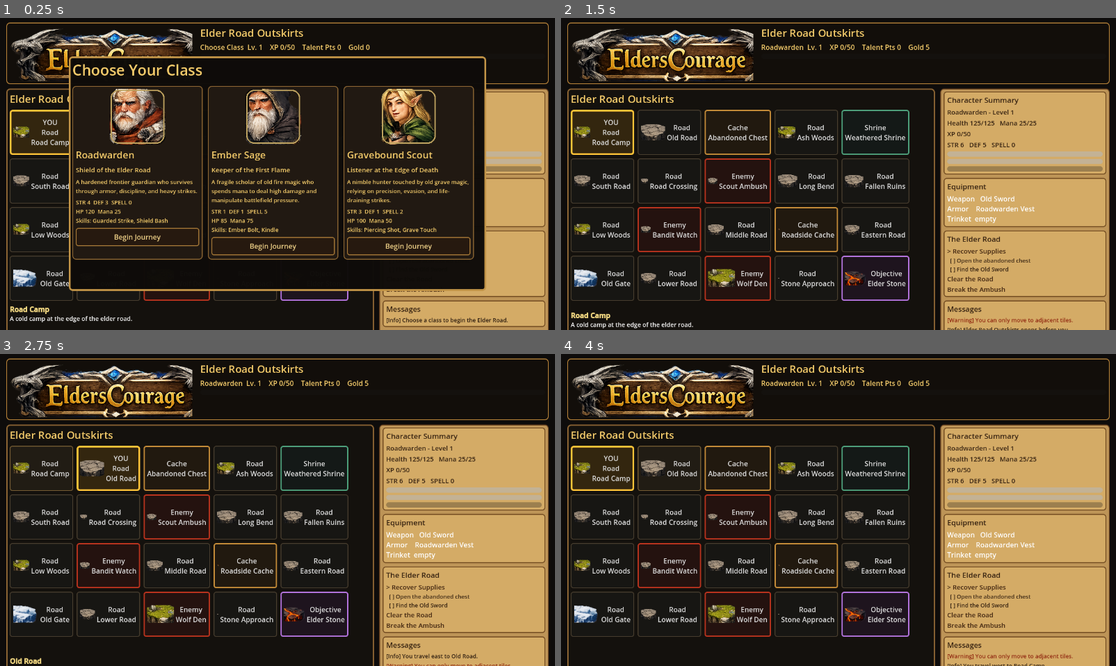
Above: before the commit, frames 1-4 (two rows, left to right).
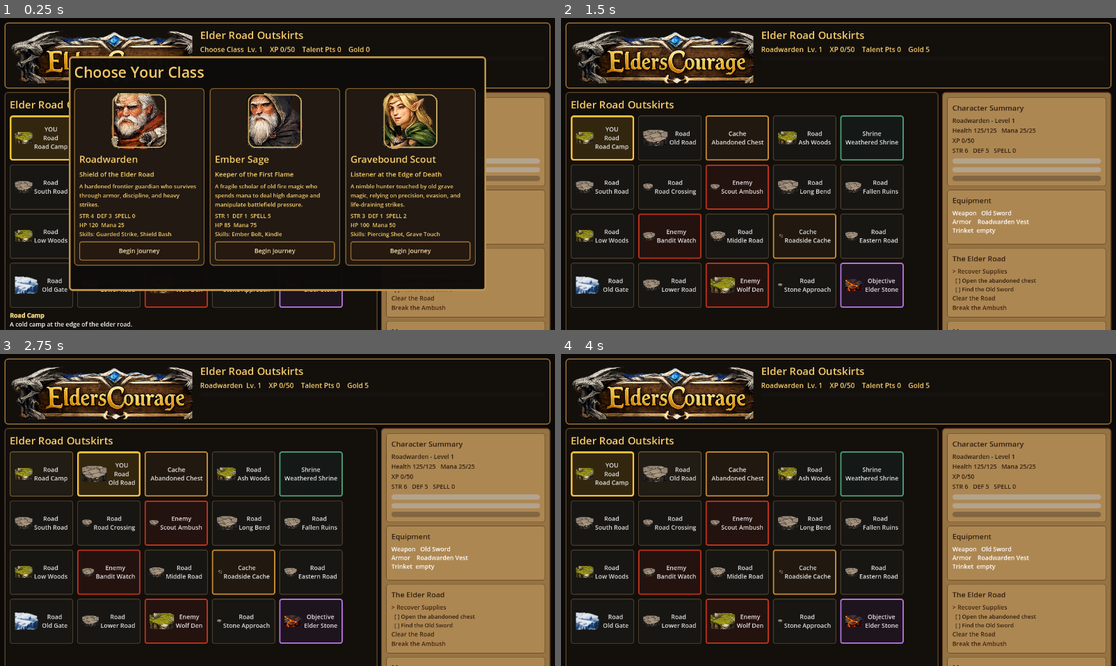
Above: after the commit, the same moments.

Repository: dshills/EldersCourage
Game: Godot game, scene res://scenes/phase3/ElderRoadOutskirts.tscn
Same seed, same stepped clock (60 frames per second), same inputs: the game is played once before the commit and once after it.
Inputs:
- Up to frame 1 (0.25 s): no input
- Up to frame 2 (1.5 s): click "Begin Journey" at 0.5 s; click "YOU Road Road Camp" at 1.25 s
- Up to frame 3 (2.75 s): click "Road Old Road" at 2 s
- Up to frame 4 (4 s): click "Road Road Camp" at 2.75 s; click "Cache Abandoned Chest" at 3.5 s

The runs differ from the first frame. In frame 1, 31% of the frame differs, in the area x 0-100%, y 1-100%; in frame 2, 40%; in frame 3, 39%; in frame 4, 39%.

Commit message:
Add phase 7 UI theme foundation

Diff:
--- /dev/null
+++ b/game/resources/themes/elders_courage_theme.tres
@@ -0,0 +1,4 @@
+[gd_resource type="Theme" format=3]
+
+[resource]
+default_font_size = 14
--- a/game/scripts/phase3/elder_road_outskirts.gd
+++ b/game/scripts/phase3/elder_road_outskirts.gd
@@ -1,6 +1,8 @@
 extends Control
 
 const Phase3State := preload("res://scripts/phase3/phase3_state.gd")
+const UITheme := preload("res://scripts/ui/ui_theme.gd")
+const UI_THEME_PATH := "res://resources/themes/elders_courage_theme.tres"
 const TITLE_PLAQUE_PATH := "res://assets/ui/title_plaque.png"
 const ATTACK_BUTTON_PATH := "res://assets/ui/button_attack.png"
 const INVENTORY_BUTTON_PATH := "res://assets/ui/button_inventory.png"
@@ -47,6 +49,7 @@
 
 func _ready() -> void:
 	custom_minimum_size = Vector2(1120, 700)
+	theme = load(UI_THEME_PATH)
 	_ensure_inputs()
 	state = Phase3State.new()
 	state.state_changed.connect(_refresh)
@@ -84,26 +87,26 @@
 
 func _build_screen() -> void:
 	var background := ColorRect.new()
-	background.color = Color(0.055, 0.048, 0.042)
+	background.color = UITheme.color("deep_background")
 	background.set_anchors_preset(Control.PRESET_FULL_RECT)
 	add_child(background)
 
 	var margin := MarginContainer.new()
 	margin.set_anchors_preset(Control.PRESET_FULL_RECT)
-	margin.add_theme_constant_override("margin_left", 16)
-	margin.add_theme_constant_override("margin_top", 12)
-	margin.add_theme_constant_override("margin_right", 16)
-	margin.add_theme_constant_override("margin_bottom", 12)
+	margin.add_theme_constant_override("margin_left", UITheme.OUTER_MARGIN)
+	margin.add_theme_constant_override("margin_top", UITheme.OUTER_MARGIN)
+	margin.add_theme_constant_override("margin_right", UITheme.OUTER_MARGIN)
+	margin.add_theme_constant_override("margin_bottom", UITheme.OUTER_MARGIN)
 	add_child(margin)
 
 	var root := VBoxContainer.new()
-	root.add_theme_constant_override("separation", 10)
+	root.add_theme_constant_override("separation", UITheme.SECTION_GAP)
 	margin.add_child(root)
 	root.add_child(_build_header())
 
 	var body := HBoxContainer.new()
 	body.size_flags_vertical = Control.SIZE_EXPAND_FILL
-	body.add_theme_constant_override("separation", 12)
+	body.add_theme_constant_override("separation", UITheme.SECTION_GAP)
 	root.add_child(body)
 	body.add_child(_build_map_panel())
 	body.add_child(_build_side_panel())
@@ -124,7 +127,7 @@
 func _build_header() -> Control:
 	var frame := PanelContainer.new()
 	frame.custom_minimum_size = Vector2(0, 92)
-	frame.add_theme_stylebox_override("panel", _stylebox(Color(0.07, 0.055, 0.04), Color(0.70, 0.50, 0.22), 2, 8))
+	frame.add_theme_stylebox_override("panel", _stylebox(UITheme.color("panel_dark"), UITheme.color("border_gold"), 2, 8))
 	var header := HBoxContainer.new()
 	header.add_theme_constant_override("separation", 18)
 	frame.add_child(header)
@@ -138,7 +141,7 @@
 	stack.add_theme_constant_override("separation", 4)
 	header.add_child(stack)
 	header_zone_label = _gold_label("")
-	header_zone_label.add_theme_font_size_override("font_size", 24)
+	header_zone_label.add_theme_font_size_override("font_size", UITheme.FONT_HEADER)
 	stack.add_child(header_zone_label)
 	header_meta_label = _gold_label("")
 	header_meta_label.add_theme_font_size_override("font_size", 16)
@@ -157,9 +160,9 @@
 	var panel := PanelContainer.new()
 	panel.size_flags_horizontal = Control.SIZE_EXPAND_FILL
 	panel.size_flags_vertical = Control.SIZE_EXPAND_FILL
-	panel.add_theme_stylebox_override("panel", _stylebox(Color(0.08, 0.067, 0.052), Color(0.54, 0.39, 0.20), 3, 8))
+	panel.add_theme_stylebox_override("panel", _stylebox(UITheme.color("panel_dark"), UITheme.color("border_muted"), 2, 8))
 	var box := VBoxContainer.new()
-	box.add_theme_constant_override("separation", 8)
+	box.add_theme_constant_override("separation", UITheme.SECTION_GAP)
 	panel.add_child(box)
 	var title := _gold_label("Elder Road Outskirts")
 	title.add_theme_font_size_override("font_size", 24)
@@ -168,8 +171,8 @@
 	map_grid.columns = 5
 	map_grid.size_flags_horizontal = Control.SIZE_EXPAND_FILL
 	map_grid.size_flags_vertical = Control.SIZE_EXPAND_FILL
-	map_grid.add_theme_constant_override("h_separation", 8)
-	map_grid.add_theme_constant_override("v_separation", 8)
+	map_grid.add_theme_constant_override("h_separation", UITheme.TILE_GAP)
+	map_grid.add_theme_constant_override("v_separation", UITheme.TILE_GAP)
 	box.add_child(map_grid)
 	location_details = RichTextLabel.new()
 	location_details.bbcode_enabled = true
@@ -183,9 +186,9 @@
 	var panel := PanelContainer.new()
 	panel.custom_minimum_size = Vector2(390, 0)
 	panel.size_flags_vertical = Control.SIZE_EXPAND_FILL
-	panel.add_theme_stylebox_override("panel", _stylebox(Color(0.74, 0.58, 0.34), Color(0.40, 0.25, 0.12), 2, 8))
+	panel.add_theme_stylebox_override("panel", _stylebox(UITheme.color("panel_parchment"), Color(0.40, 0.25, 0.12), 2, 8))
 	var box := VBoxContainer.new()
-	box.add_theme_constant_override("separation", 8)
+	box.add_theme_constant_override("separation", UITheme.SECTION_GAP)
 	panel.add_child(box)
 	var character_box := _add_section(box, "Character Summary")
 	stats_label = _dark_label("")
@@ -229,7 +232,7 @@
 	bar.add_theme_constant_override("v_separation", 8)
 	bar.add_child(_action_group("Move", _movement_pad()))
 	var location_group := HBoxContainer.new()
-	location_group.add_theme_constant_override("separation", 6)
+	location_group.add_theme_constant_override("separation", UITheme.BUTTON_GAP)
 	interact_button = _text_button("Open Container", "Open a container on this tile")
 	interact_button.pressed.connect(state.open_current_container)
 	location_group.add_child(interact_button)
@@ -238,16 +241,16 @@
 	location_group.add_child(shrine_button)
 	bar.add_child(_action_group("Location", location_group))
 	var combat_group := HBoxContainer.new()
-	combat_group.add_theme_constant_override("separation", 6)
+	combat_group.add_theme_constant_override("separation", UITheme.BUTTON_GAP)
 	attack_button = _image_button(_load_texture(ATTACK_BUTTON_PATH), "Attack active enemy")
 	attack_button.pressed.connect(state.attack_enemy)
 	combat_group.add_child(attack_button)
 	bar.add_child(_action_group("Combat", combat_group))
 	skill_bar = HBoxContainer.new()
-	skill_bar.add_theme_constant_override("separation", 6)
+	skill_bar.add_theme_constant_override("separation", UITheme.BUTTON_GAP)
 	bar.add_child(_action_group("Skills", skill_bar))
 	var panel_group := HBoxContainer.new()
-	panel_group.add_theme_constant_override("separation", 6)
+	panel_group.add_theme_constant_override("separation", UITheme.BUTTON_GAP)
 	var inventory_button := _image_button(_load_texture(INVENTORY_BUTTON_PATH), "Toggle inventory")
 	inventory_button.pressed.connect(state.toggle_inventory)
 	panel_group.add_child(inventory_button)
@@ -282,7 +285,7 @@
 	var panel := PanelContainer.new()
 	panel.position = Vector2(260, 120)
 	panel.size = Vector2(620, 430)
-	panel.add_theme_stylebox_override("panel", _stylebox(Color(0.055, 0.045, 0.035, 0.97), Color(0.68, 0.52, 0.24), 3, 8))
+	panel.add_theme_stylebox_override("panel", _stylebox(UITheme.color("panel_deep"), UITheme.color("border_gold"), 3, 8))
 	var box := VBoxContainer.new()
 	box.add_theme_constant_override("separation", 10)
 	panel.add_child(box)
@@ -322,7 +325,7 @@
 	var panel := PanelContainer.new()
 	panel.position = Vector2(890, 105)
 	panel.size = Vector2(360, 500)
-	panel.add_theme_stylebox_override("panel", _stylebox(Color(0.06, 0.05, 0.04, 0.98), Color(0.68, 0.52, 0.24), 3, 8))
+	panel.add_theme_stylebox_override("panel", _stylebox(UITheme.color("panel_deep"), UITheme.color("border_gold"), 3, 8))
 	talent_box = VBoxContainer.new()
 	talent_box.add_theme_constant_override("separation", 8)
 	panel.add_child(talent_box)
@@ -332,7 +335,7 @@
 	var panel := PanelContainer.new()
 	panel.position = Vector2(300, 110)
 	panel.size = Vector2(560, 500)
-	panel.add_theme_stylebox_override("panel", _stylebox(Color(0.055, 0.045, 0.035, 0.98), Color(0.68, 0.52, 0.24), 3, 8))
+	panel.add_theme_stylebox_override("panel", _stylebox(UITheme.color("panel_deep"), UITheme.color("border_gold"), 3, 8))
 	quest_panel_box = VBoxContainer.new()
 	quest_panel_box.add_theme_constant_override("separation", 8)
 	panel.add_child(quest_panel_box)
@@ -342,7 +345,7 @@
 	var panel := PanelContainer.new()
 	panel.position = Vector2(160, 90)
 	panel.size = Vector2(960, 540)
-	panel.add_theme_stylebox_override("panel", _stylebox(Color(0.055, 0.045, 0.035, 0.98), Color(0.76, 0.58, 0.28), 4, 8))
+	panel.add_theme_stylebox_override("panel", _stylebox(UITheme.color("panel_deep"), Color(0.76, 0.58, 0.28), 4, 8))
 	var box := VBoxContainer.new()
 	box.add_theme_constant_override("separation", 14)
 	panel.add_child(box)
@@ -860,12 +863,13 @@
 	button.tooltip_text = tooltip
 	button.focus_mode = Control.FOCUS_ALL
 	button.custom_minimum_size = Vector2(132, 42)
-	button.add_theme_stylebox_override("normal", _stylebox(Color(0.15, 0.10, 0.06), Color(0.66, 0.48, 0.22), 2, 5))
+	button.add_theme_stylebox_override("normal", _stylebox(Color(0.15, 0.10, 0.06), UITheme.color("border_gold"), 2, 5))
 	button.add_theme_stylebox_override("hover", _stylebox(Color(0.20, 0.13, 0.07), Color(0.90, 0.66, 0.28), 2, 5))
 	button.add_theme_stylebox_override("focus", _stylebox(Color(0.18, 0.12, 0.07), Color(1.0, 0.82, 0.34), 3, 5))
-	button.add_theme_stylebox_override("disabled", _stylebox(Color(0.09, 0.075, 0.06), Color(0.34, 0.28, 0.20), 2, 5))
-	button.add_theme_color_override("font_color", Color(0.95, 0.83, 0.54))
-	button.add_theme_color_override("font_disabled_color", Color(0.58, 0.50, 0.36))
+	button.add_theme_stylebox_override("disabled", _stylebox(UITheme.color("disabled_fill"), UITheme.color("disabled_border"), 2, 5))
+	button.add_theme_color_override("font_color", UITheme.color("text_primary"))
+	button.add_theme_color_override("font_disabled_color", UITheme.color("disabled_text"))
+	button.add_theme_font_size_override("font_size", UITheme.FONT_BUTTON)
 	return button
 
 func _image_button(texture: Texture2D, tooltip: String) -> TextureButton:
@@ -881,13 +885,13 @@
 
 func _add_section(parent: Control, title: String) -> VBoxContainer:
 	var panel := PanelContainer.new()
-	panel.add_theme_stylebox_override("panel", _stylebox(Color(0.83, 0.67, 0.40), Color(0.43, 0.28, 0.12), 2, 6))
+	panel.add_theme_stylebox_override("panel", _stylebox(UITheme.color("section_parchment"), Color(0.43, 0.28, 0.12), 1, 6))
 	parent.add_child(panel)
 	var box := VBoxContainer.new()
-	box.add_theme_constant_override("separation", 5)
+	box.add_theme_constant_override("separation", UITheme.SECTION_GAP)
 	panel.add_child(box)
 	var label := _dark_label(title)
-	label.add_theme_font_size_override("font_size", 17)
+	label.add_theme_font_size_override("font_size", UITheme.FONT_SECTION)
 	box.add_child(label)
 	return box
 
@@ -899,7 +903,7 @@
 
 func _action_group(title: String, content: Control) -> PanelContainer:
 	var panel := PanelContainer.new()
-	panel.add_theme_stylebox_override("panel", _stylebox(Color(0.08, 0.06, 0.045), Color(0.46, 0.34, 0.16), 2, 6))
+	panel.add_theme_stylebox_override("panel", _stylebox(UITheme.color("panel_dark"), UITheme.color("border_muted"), 1, 6))
 	var box := VBoxContainer.new()
 	box.add_theme_constant_override("separation", 4)
 	panel.add_child(box)
@@ -930,29 +934,20 @@
 	var label := Label.new()
 	label.text = text
 	label.autowrap_mode = TextServer.AUTOWRAP_WORD_SMART
-	label.add_theme_font_size_override("font_size", 15)
-	label.add_theme_color_override("font_color", Color(0.22, 0.14, 0.07))
+	label.add_theme_font_size_override("font_size", UITheme.FONT_BODY)
+	label.add_theme_color_override("font_color", UITheme.color("text_dark"))
 	return label
 
 func _gold_label(text: String) -> Label:
 	var label := Label.new()
 	label.text = text
 	label.autowrap_mode = TextServer.AUTOWRAP_WORD_SMART
-	label.add_theme_color_override("font_color", Color(0.96, 0.80, 0.42))
+	label.add_theme_color_override("font_color", UITheme.color("text_heading"))
 	label.add_theme_font_size_override("font_size", 18)
 	return label
 
 func _stylebox(fill: Color, border: Color, border_width: int, radius: int) -> StyleBoxFlat:
-	var box := StyleBoxFlat.new()
-	box.bg_color = fill
-	box.border_color = border
-	box.set_border_width_all(border_width)
-	box.set_corner_radius_all(radius)
-	box.content_margin_left = 8
-	box.content_margin_top = 7
-	box.content_margin_right = 8
-	box.content_margin_bottom = 7
-	return box
+	return UITheme.stylebox(fill, border, border_width, radius)
 
 func _equipped_name(instance_id: String) -> String:
 	if instance_id == "":
@@ -1000,19 +995,19 @@
 func _message_color(type: String) -> Color:
 	match type:
 		"success":
-			return Color(0.12, 0.38, 0.14)
+			return UITheme.color("success")
 		"warning":
-			return Color(0.58, 0.18, 0.08)
+			return Color(0.75, 0.42, 0.12)
 		"combat":
-			return Color(0.44, 0.08, 0.05)
+			return UITheme.color("danger")
 		"loot":
-			return Color(0.34, 0.22, 0.02)
+			return UITheme.color("text_heading")
 		"discovery":
-			return Color(0.18, 0.22, 0.50)
+			return UITheme.color("magic")
 		"curse":
-			return Color(0.50, 0.04, 0.16)
+			return UITheme.color("curse")
 		_:
-			return Color(0.20, 0.13, 0.07)
+			return UITheme.color("text_dark")
 
 func _message_label(type: String) -> String:
 	match type:
--- /dev/null
+++ b/game/scripts/ui/ui_theme.gd
@@ -0,0 +1,66 @@
+extends RefCounted
+
+const OUTER_MARGIN := 12
+const PANEL_PADDING := 12
+const SECTION_GAP := 8
+const BUTTON_GAP := 8
+const TILE_GAP := 9
+
+const FONT_HEADER := 24
+const FONT_SECTION := 17
+const FONT_BODY := 14
+const FONT_BUTTON := 14
+const FONT_SUBTLE := 12
+
+static func color(token: String) -> Color:
+	match token:
+		"deep_background":
+			return Color(0.048, 0.041, 0.035)
+		"panel_dark":
+			return Color(0.075, 0.058, 0.044)
+		"panel_deep":
+			return Color(0.055, 0.046, 0.038, 0.98)
+		"panel_parchment":
+			return Color(0.58, 0.45, 0.27)
+		"section_parchment":
+			return Color(0.68, 0.53, 0.32)
+		"border_gold":
+			return Color(0.66, 0.48, 0.22)
+		"border_muted":
+			return Color(0.36, 0.27, 0.16)
+		"text_primary":
+			return Color(0.94, 0.86, 0.68)
+		"text_secondary":
+			return Color(0.72, 0.62, 0.43)
+		"text_dark":
+			return Color(0.19, 0.12, 0.065)
+		"text_heading":
+			return Color(0.96, 0.80, 0.42)
+		"danger":
+			return Color(0.72, 0.22, 0.12)
+		"success":
+			return Color(0.22, 0.52, 0.28)
+		"magic":
+			return Color(0.22, 0.46, 0.68)
+		"curse":
+			return Color(0.55, 0.22, 0.62)
+		"disabled_fill":
+			return Color(0.09, 0.075, 0.06)
+		"disabled_border":
+			return Color(0.34, 0.28, 0.20)
+		"disabled_text":
+			return Color(0.58, 0.50, 0.36)
+		_:
+			return Color.WHITE
+
+static func stylebox(fill: Color, border: Color, border_width: int = 2, radius: int = 6, padding: int = PANEL_PADDING) -> StyleBoxFlat:
+	var box := StyleBoxFlat.new()
+	box.bg_color = fill
+	box.border_color = border
+	box.set_border_width_all(border_width)
+	box.set_corner_radius_all(radius)
+	box.content_margin_left = padding
+	box.content_margin_top = padding
+	box.content_margin_right = padding
+	box.content_margin_bottom = padding
+	return box
